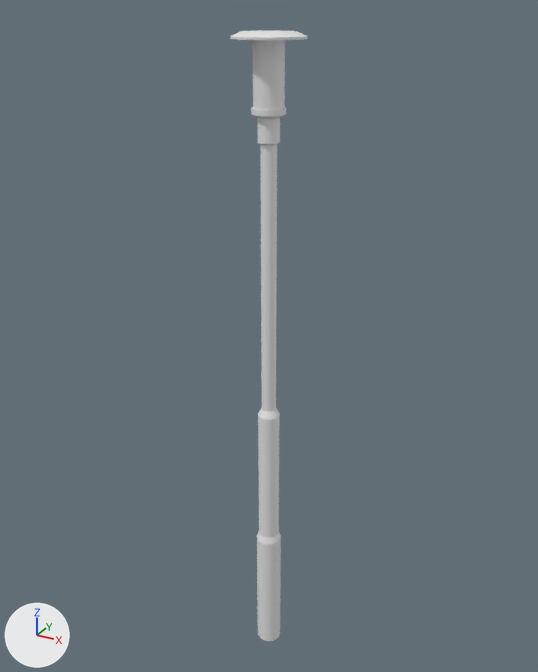
The Blender file Content/models/Light Post.blend, before and after one commit.
One viewpoint serves both versions: a 50 mm lens placed at (2.18, -3.97, 4.58), pointed at (-0.06, 0.12, 2.53). The lights are fixed; the arrows at lower left show +X, +Y and +Z.
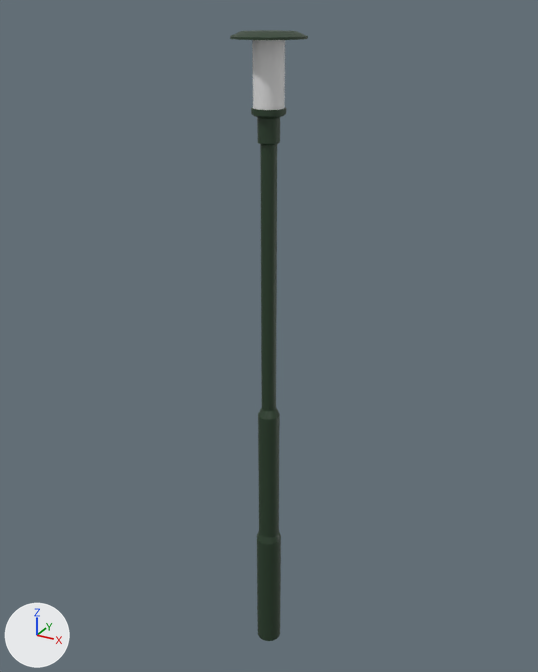
Boxes [x1, y1, x2, y2] around the edits, measured in the pictures (538 x 672 px):
part 1 of me_cylinder_002, recoloured
    both: [230, 30, 308, 641]

The change in detail:
Material 'lightpost_base' (mat_lightpost_base) is new.
Its base color is (0.0215, 0.0485, 0.0225) (dark green #283e29).
Material 'lightpost_glass' (mat_lightpost_glass) is new.
Its base color is (0.8, 0.8, 0.8) (white #e7e7e7).
me_cylinder_002 has 336 vertices, 275 faces and spans x -0.42..0.42, y -0.42..0.42, z 0.0..4.46.
me_cylinder_002 is used by ob_cylinder_001; location (0.0, 0.0, 0.0); scale (0.519, 0.519, 1.0).
me_cylinder_002 part 1: 259 of the faces centred in x -0.41..0.41, y -0.41..0.41, z 0.0..4.46 switch from no material to mat_lightpost_base (dark green #283e29).
me_cylinder_002 now uses material mat_lightpost_glass (white #e7e7e7).
